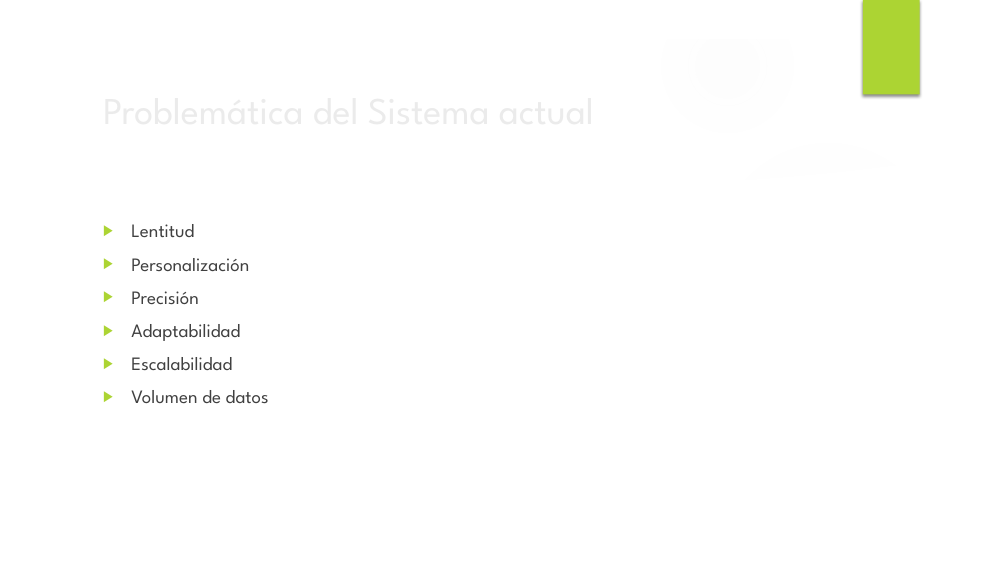
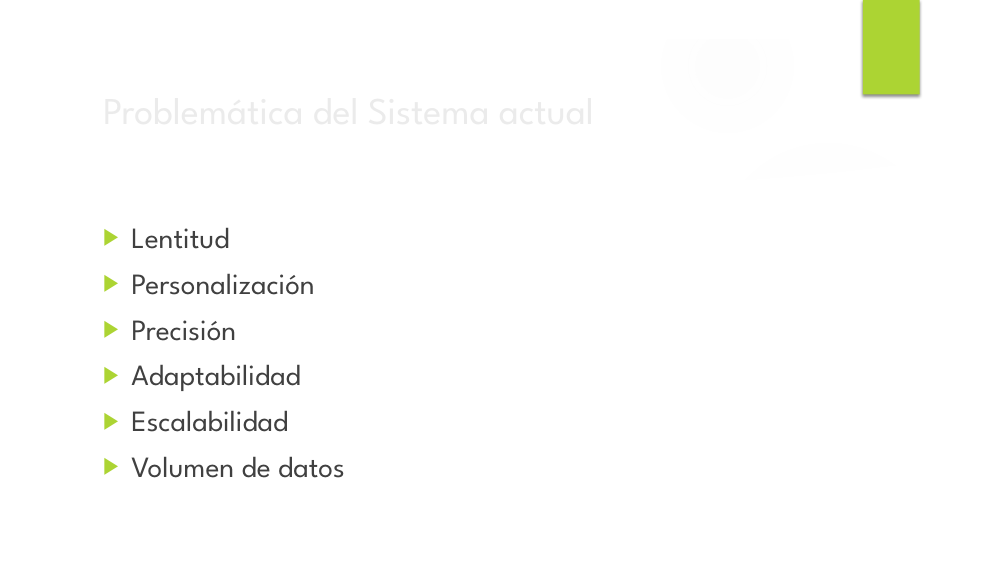
Before and after one commit to ale-01cu/Picta-Project, a slide deck: slide 4 of doc/Presentacion Taller 1.pptx (slide 3 before the commit). Drawn at 1008x567 pixels with LibreOffice and Linux fonts; fonts in the diff are those of the drawing; background and template pictures are left out. Boxes give left, top, right and bottom in pixels: in the first picture for what was removed or moved away, otherwise in the second. Text is boxed around its words. In the diff, an @@ line names an element or a change of style, - is before the commit and + after.

```diff
--- a/doc/Presentacion Taller 1.pptx
+++ b/doc/Presentacion Taller 1.pptx
@@ text "Lentitud" at <box>131,227,345,478</box>: size 18 to 28 pt @@
```
Also in this commit, not shown: 2 other slides changed, 12 slides added, 39 other files.
